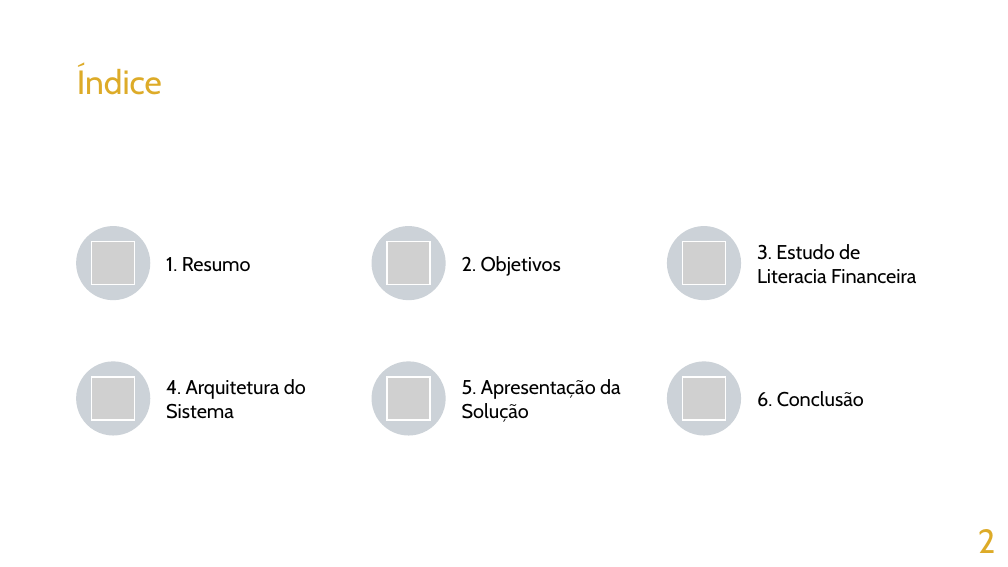
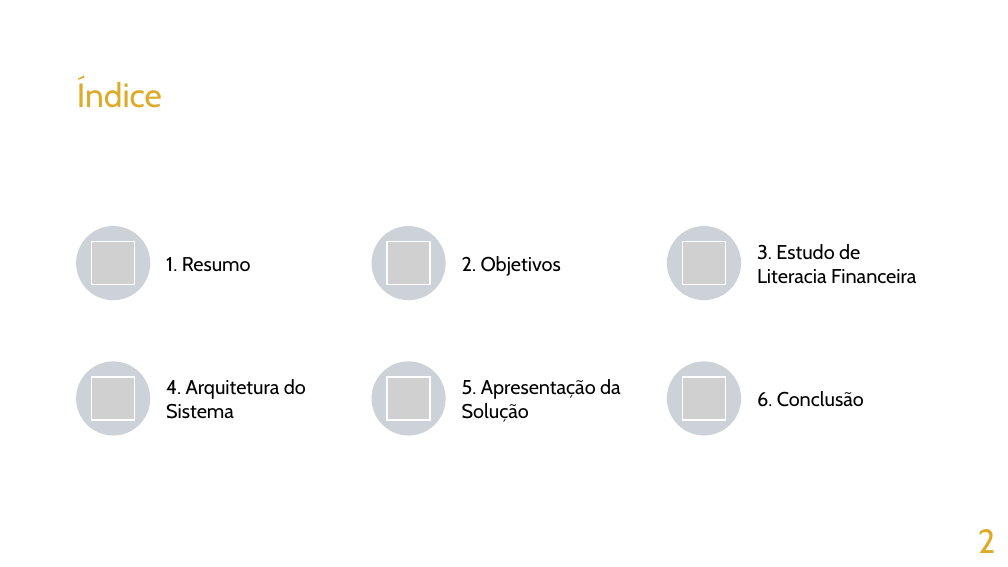
Before and after one commit to goncaloferreira966/Smart4Finances, a slide deck: slide 2 of Smart4FiancesApresentacao.pptx. Drawn at 1008x567 pixels with LibreOffice and Linux fonts; fonts in the diff are those of the drawing; grey boxes stand for pictures. Boxes give left, top, right and bottom in pixels: in the first picture for what was removed or moved away, otherwise in the second. Text is boxed around its words. In the diff, an @@ line names an element or a change of style, - is before the commit and + after.

```diff
--- a/Smart4FiancesApresentacao.pptx
+++ b/Smart4FiancesApresentacao.pptx
@@ title "Índice": place and size @@
-title "Índice" at (77,66,162,95)
+title "Índice" at (77,79,162,108)
```
Also in this commit, not shown: 8 other slides changed, 1 slide added, 1 slide removed.
